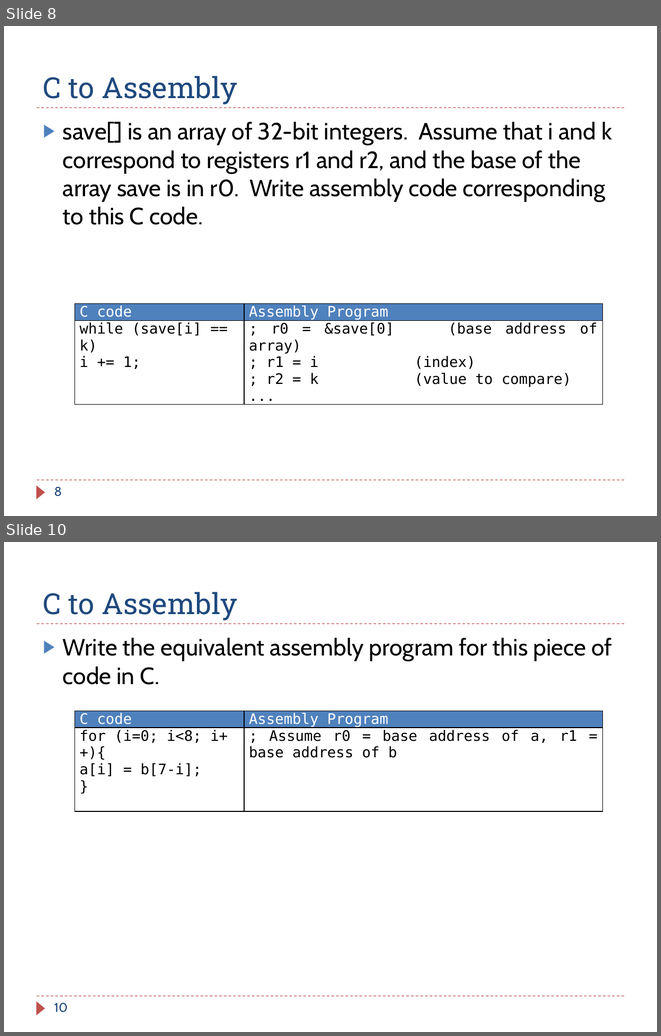
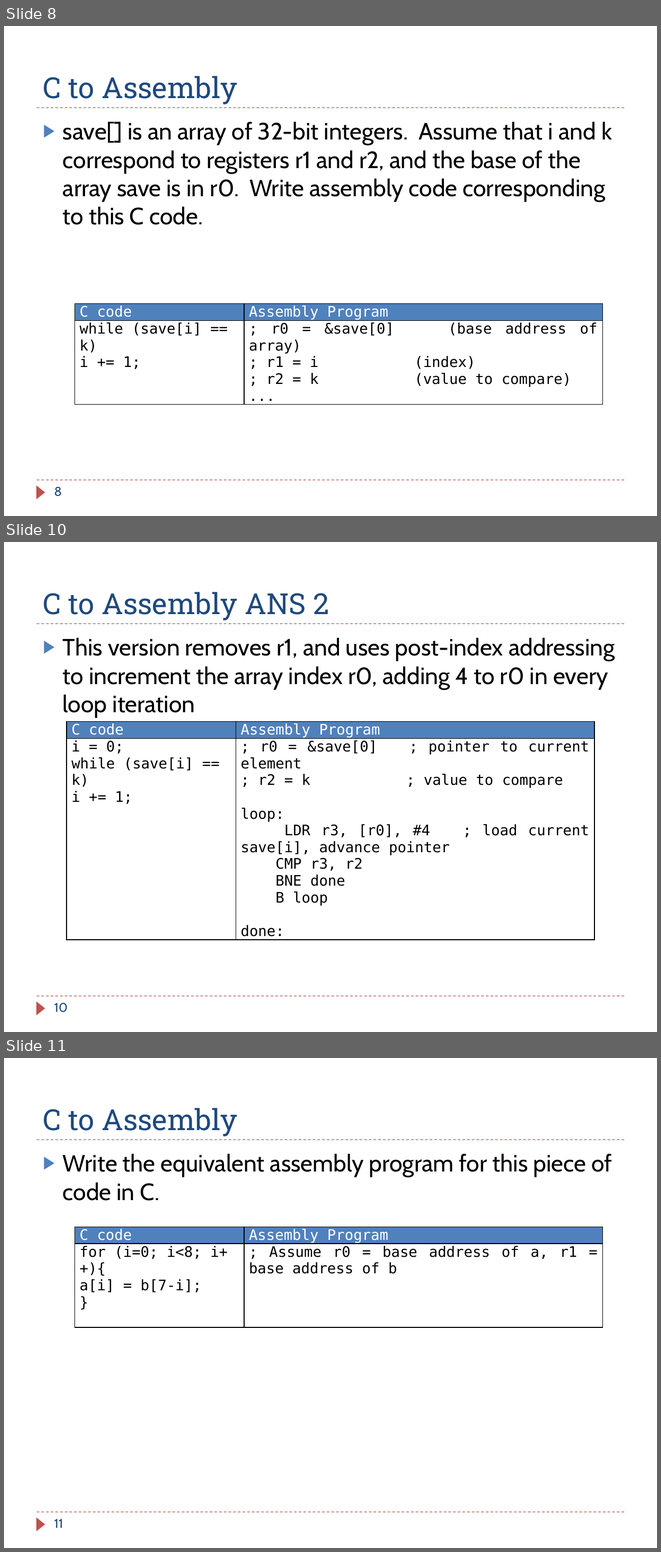
Before and after one commit to guhofstra/CSC111Fa25, a slide deck: PPTs/Ch6_ARM_Control_Flow_Exercises_ANS.pptx. Shown one above the other, each under a label of ours: slides 8 and 10 before the commit, slides 8, 10 and 11 after it; the slides between them are not shown. The pictures are 661x1036 and 661x1552 pixels, drawn with LibreOffice and Linux fonts; fonts in the diff are those of the drawing. Boxes give left, top, right and bottom in pixels: in the first picture for what was removed or moved away, otherwise in the second. Text is boxed around its words. In the diff, an @@ line names an element or a change of style, - is before the commit and + after.

```diff
--- a/PPTs/Ch6_ARM_Control_Flow_Exercises_ANS.pptx
+++ b/PPTs/Ch6_ARM_Control_Flow_Exercises_ANS.pptx
@@ slide 10 added at (4,542,657,1032), background #FFFFFF; not listed: 3 template elements that a slide beside it also shows @@
@@ title added at (43,592,329,620), 32 pt, text #1F497D @@
+C to Assembly ANS 2
@@ text added at (63,637,615,718), 26 pt, text #000000 @@
+▶ This version removes r1, and uses post-index addressing to increment the array index r0, adding 4 to r0 in every loop iteration
@@ table added at (67,722,594,948), 2 rows, 2 columns @@
+C code | Assembly Program
+i = 0; / while (save[i] == k) / i += 1; | ; r0 = &save[0] ; pointer to current element / ; r2 = k ; value to compare / loop: / LDR r3, [r0], #4 ; load current save[i], advance pointer / CMP r3, r2 / BNE done / B loop / done:
@@ page number added at (54,1003,68,1012), 14 pt, text #1F497D @@
+10
@@ what was slide 10 is now slide 11 @@
@@ page number at (54,1519,63,1528): text changed @@
-10
+11
```
Also in this commit, not shown: 10 slides changed, 3 other slides added, 2 slides removed, 1 other file.
